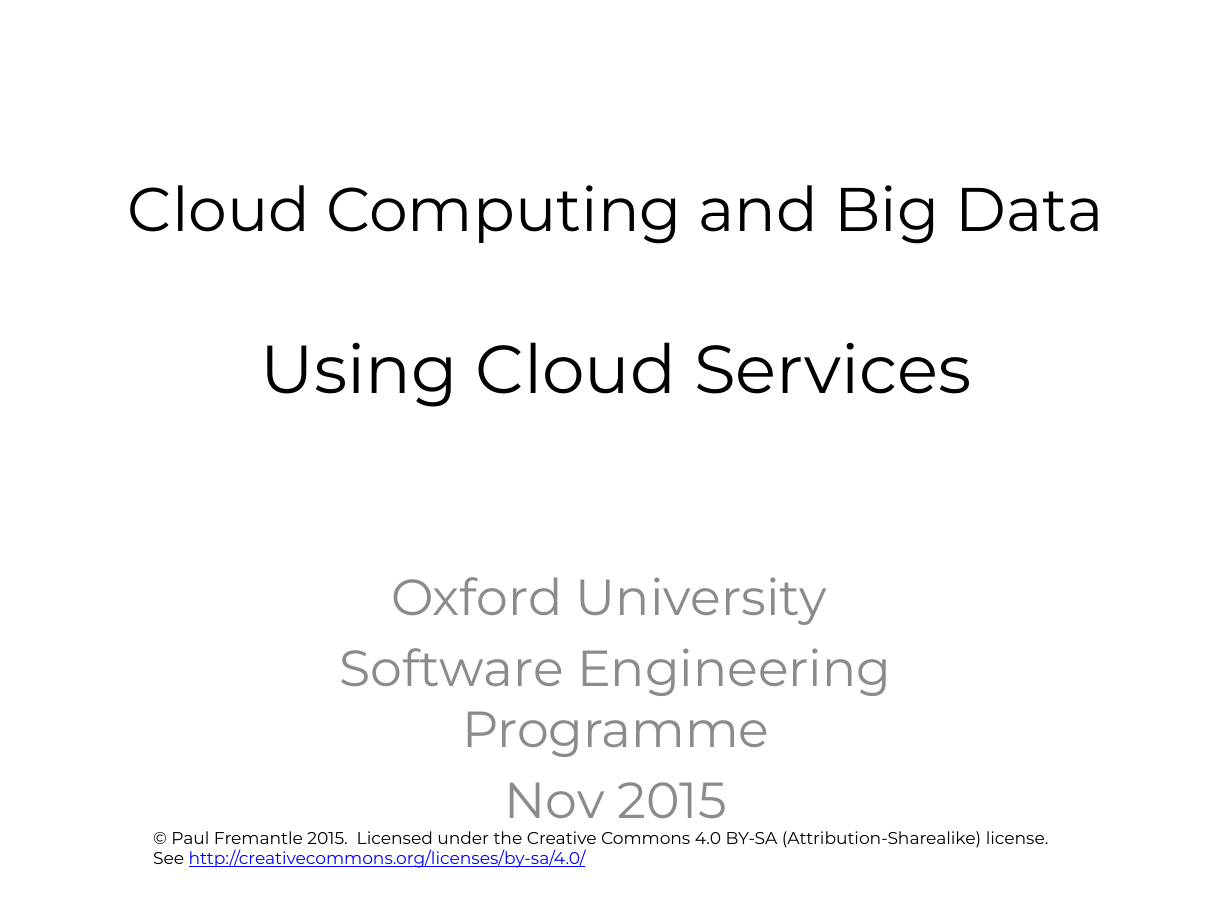
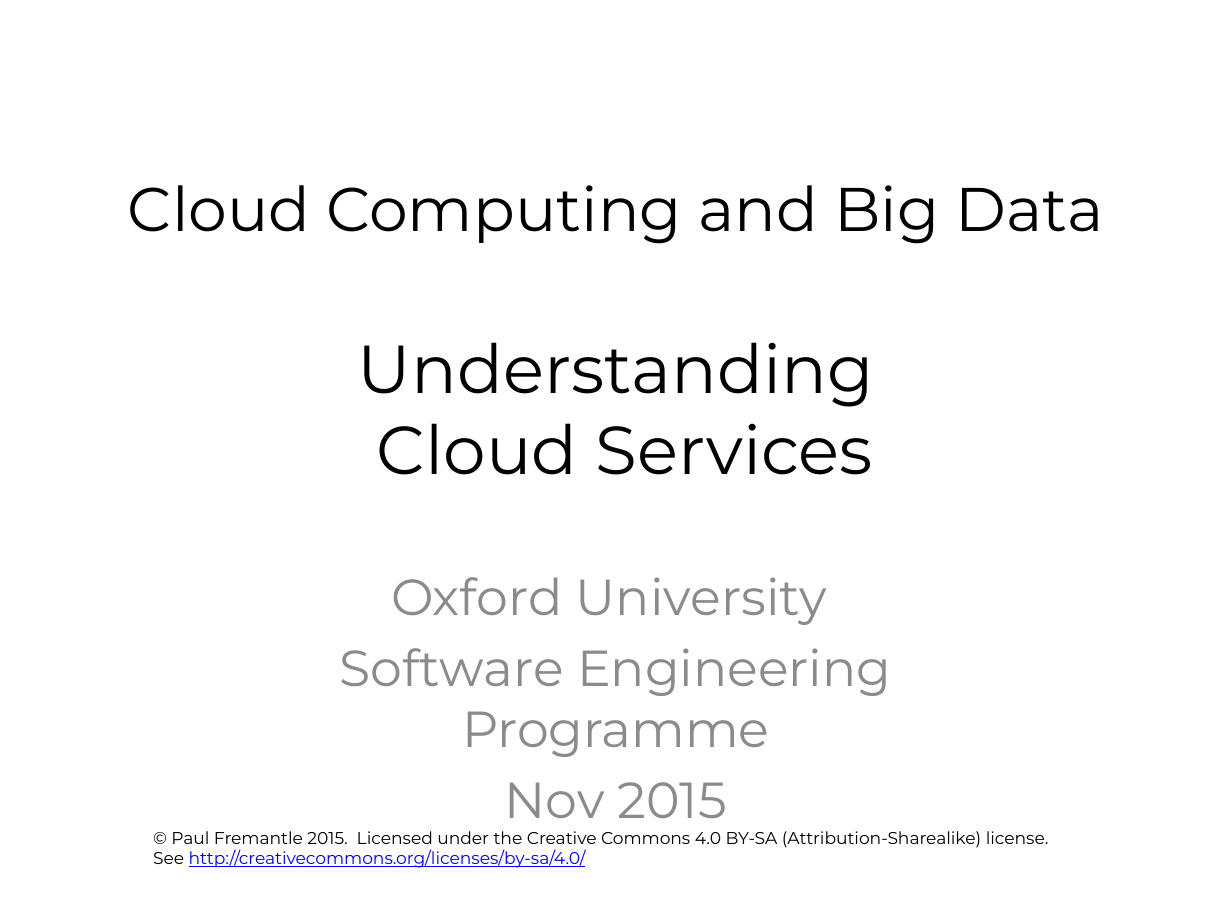
Before and after one commit to pzfreo/ox-clo, a slide deck: slide 1 of pres-source/02-using-cloud-services.pptx. Drawn at 1232x924 pixels with LibreOffice and Linux fonts; fonts in the diff are those of the drawing; background and template pictures are left out. Boxes give left, top, right and bottom in pixels: in the first picture for what was removed or moved away, otherwise in the second. Text is boxed around its words. In the diff, an @@ line names an element or a change of style, - is before the commit and + after.

Commit message:
updates

```diff
--- a/pres-source/02-using-cloud-services.pptx
+++ b/pres-source/02-using-cloud-services.pptx
@@ title at bbox=[128, 185, 1105, 475]: text changed; size 36 to 39.6 pt @@
-Cloud Computing and Big Data
-Using Cloud Services
+Cloud Computing and Big Data
+Understanding
+Cloud Services
```
Also in this commit, not shown: 1 other slide changed, 2 slides added.
